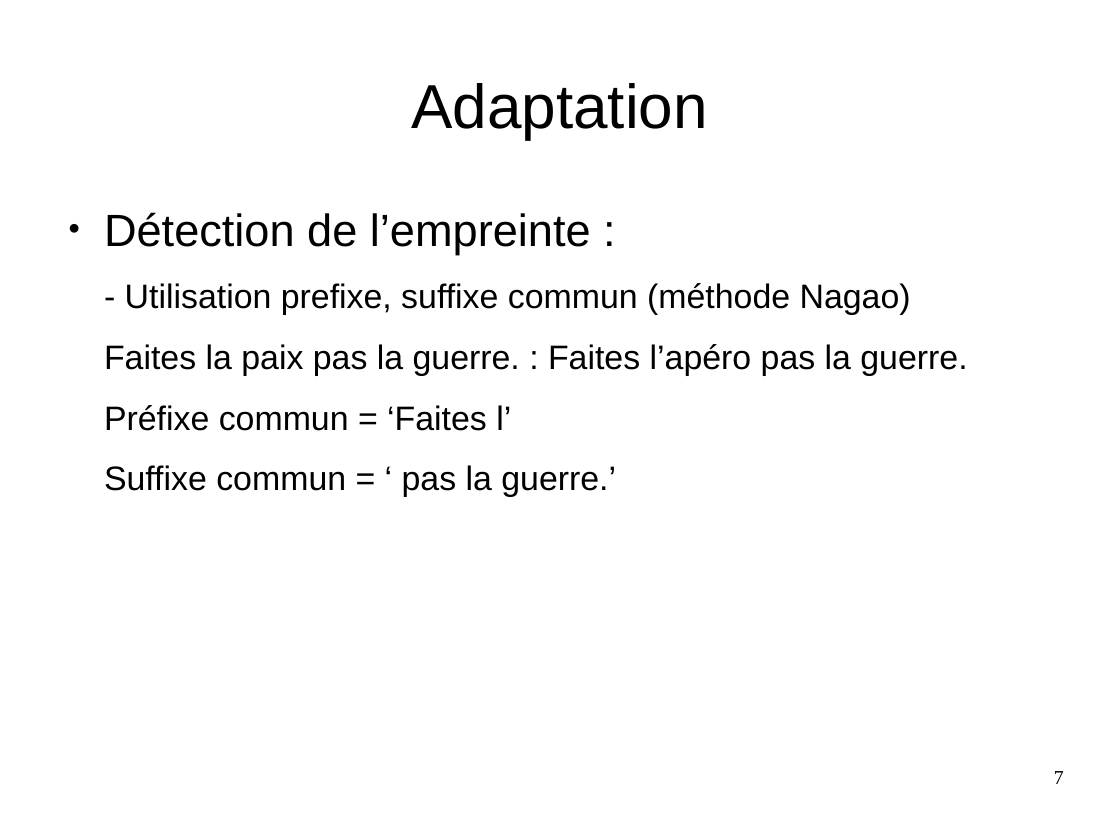
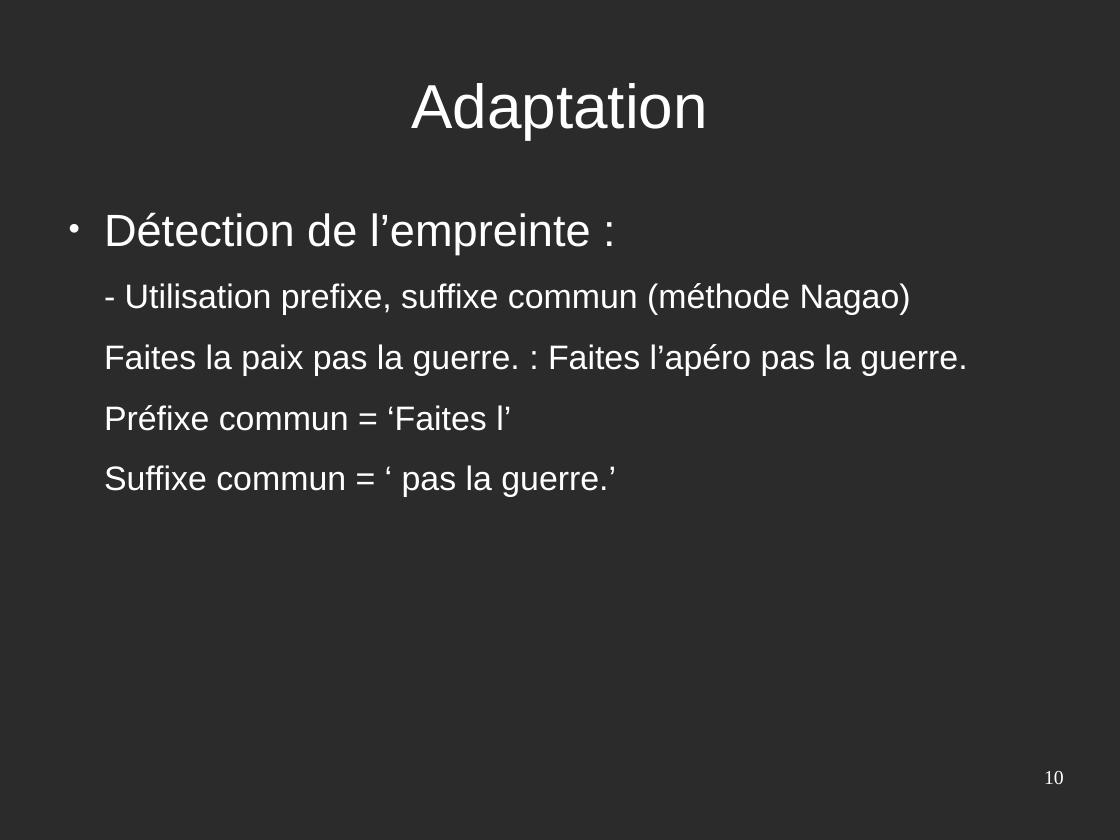
Before and after one commit to Sle3pingForest/StageL3, a slide deck: slide 10 of RapportAndre/pres.odp (slide 7 before the commit). Drawn at 1120x840 pixels with LibreOffice and Linux fonts; fonts in the diff are those of the drawing; background and template pictures are left out; a plain dark background stands for a picture behind light text. Boxes give left, top, right and bottom in pixels: in the first picture for what was removed or moved away, otherwise in the second. Text is boxed around its words. In the diff, an @@ line names an element or a change of style, - is before the commit and + after.

```diff
--- a/RapportAndre/pres.odp
+++ b/RapportAndre/pres.odp
@@ background #FFFFFF to picture (left out) @@
@@ title "Adaptation" at bbox=[411, 83, 708, 139]: text colour #000000 to #FFFFFF @@
@@ text "Détection de l’empreinte :" at bbox=[104, 212, 967, 497]: text colour #000000 to #FFFFFF; bullet colour #000000 to #FFFFFF @@
@@ page number at bbox=[1044, 771, 1064, 784]: text changed; text colour #000000 to #FFFFFF @@
-7
+10
```
Also in this commit, not shown: 7 other slides changed, 3 slides added, 2 slides removed, 2 other files.
